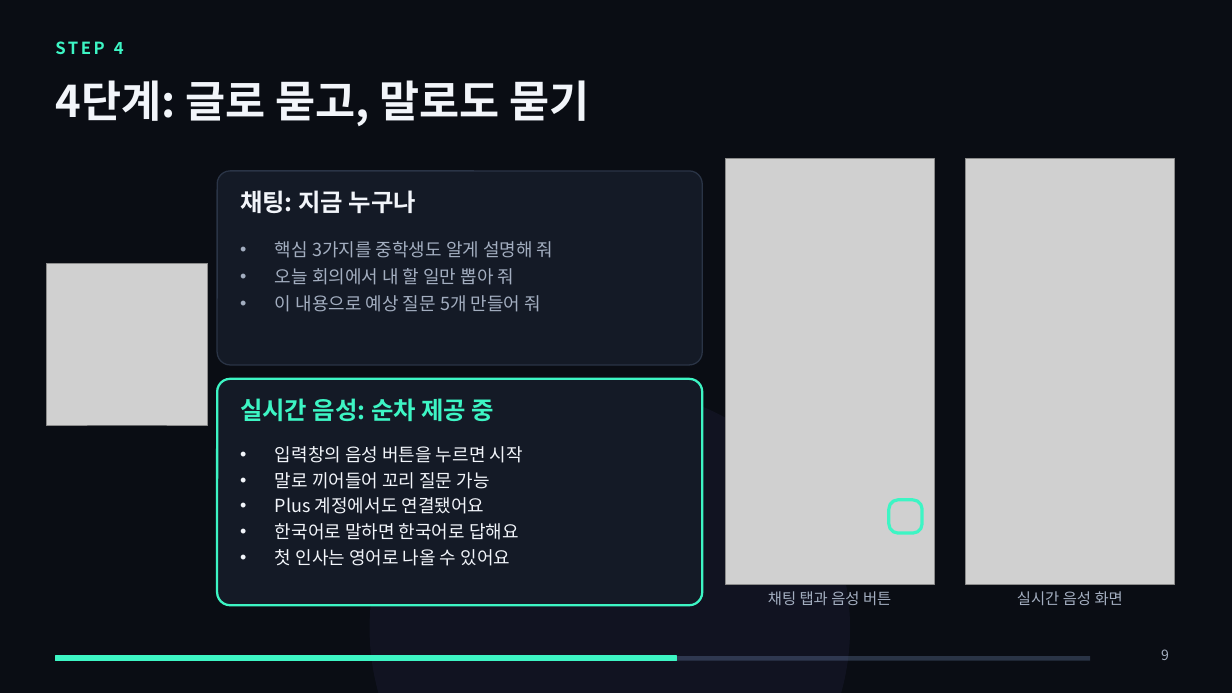
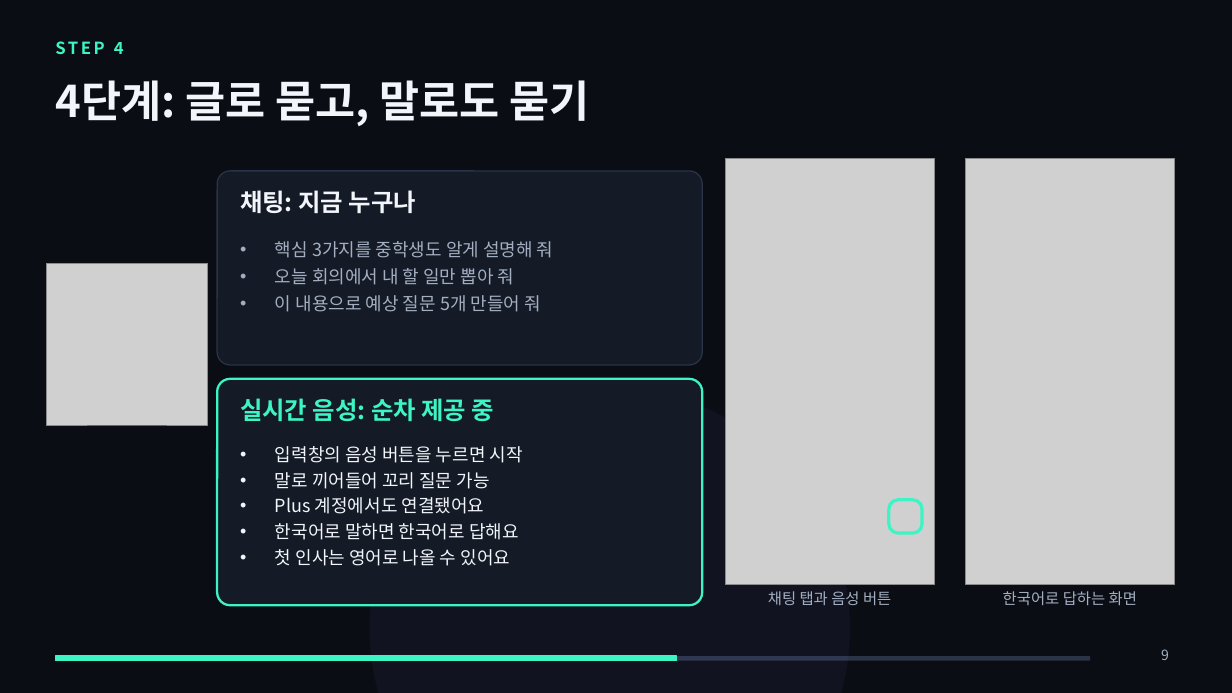
Before and after one commit to metaluca27/huhsame-script, a slide deck: slide 9 of docs/강의/제미나이노트북_모바일/제미나이노트북_모바일_강의.pptx. Drawn at 1232x693 pixels with LibreOffice and Linux fonts; fonts in the diff are those of the drawing; grey boxes stand for pictures. Boxes give left, top, right and bottom in pixels: in the first picture for what was removed or moved away, otherwise in the second. Text is boxed around its words. In the diff, an @@ line names an element or a change of style, - is before the commit and + after.

```diff
--- a/docs/강의/제미나이노트북_모바일/제미나이노트북_모바일_강의.pptx
+++ b/docs/강의/제미나이노트북_모바일/제미나이노트북_모바일_강의.pptx
@@ text at bbox=[1003, 591, 1137, 605]: text changed @@
-실시간 음성 화면
+한국어로 답하는 화면
```
Also in this commit, not shown: 3 other files.
